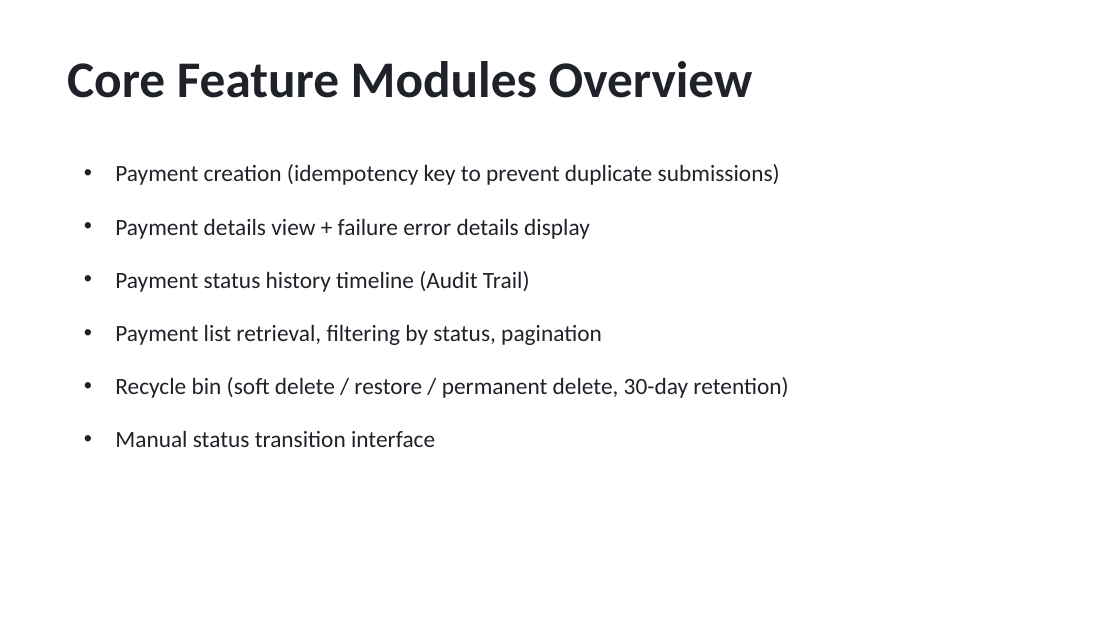
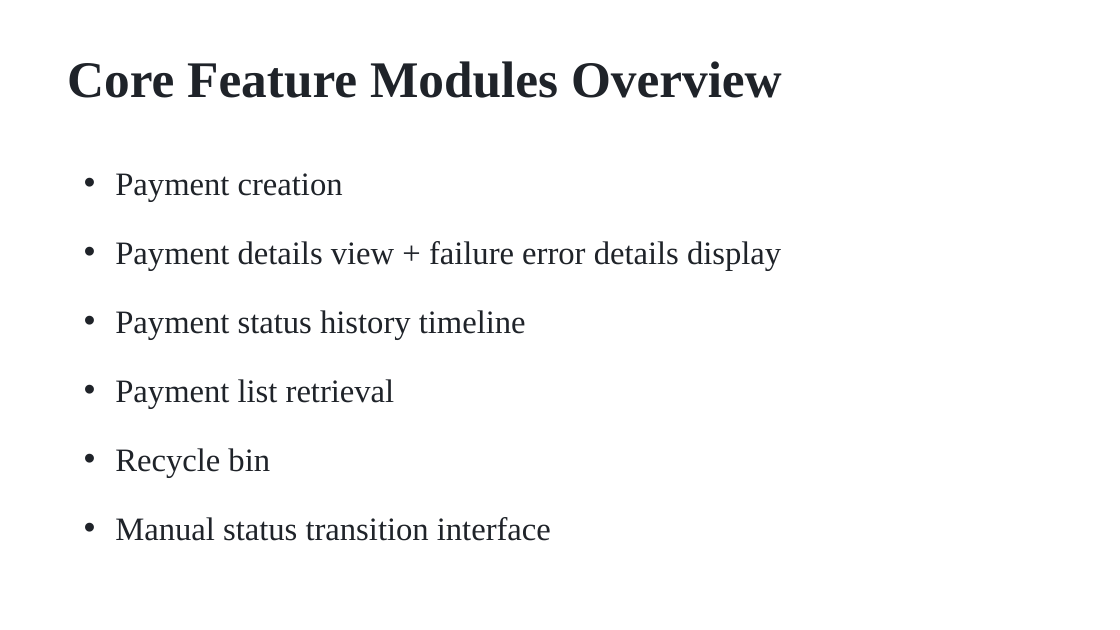
Before and after one commit to Neueda-Learning/Six, a slide deck: slide 5 of Payments-Processing-Presentation.pptx (slide 6 before the commit). Drawn at 1120x630 pixels with LibreOffice and Linux fonts; fonts in the diff are those of the drawing. Boxes give left, top, right and bottom in pixels: in the first picture for what was removed or moved away, otherwise in the second. Text is boxed around its words. In the diff, an @@ line names an element or a change of style, - is before the commit and + after.

```diff
--- a/Payments-Processing-Presentation.pptx
+++ b/Payments-Processing-Presentation.pptx
@@ text "Core Feature Modules Overview" at (x1=67, y1=61, x2=782, y2=98): font Calibri to Times New Roman @@
@@ text at (x1=115, y1=173, x2=343, y2=202): text changed; size 20 to 28 pt; font Calibri to Times New Roman @@
-• Payment creation (idempotency key to prevent duplicate submissions)
+• Payment creation
@@ text at (x1=115, y1=241, x2=781, y2=541): size 20 to 28 pt, font Calibri to Times New Roman in "Payment details view + failure error details ...", "Manual status transition interface" @@
@@ text at (x1=115, y1=310, x2=526, y2=477): text changed; size 20 to 28 pt; font Calibri to Times New Roman @@
-• Payment status history timeline (Audit Trail)
-• Payment list retrieval, filtering by status, pagination
-• Recycle bin (soft delete / restore / permanent delete, 30-day retention)
+• Payment status history timeline
+• Payment list retrieval
+• Recycle bin
```
Also in this commit, not shown: 9 other slides changed, 4 slides added, 5 slides removed.
